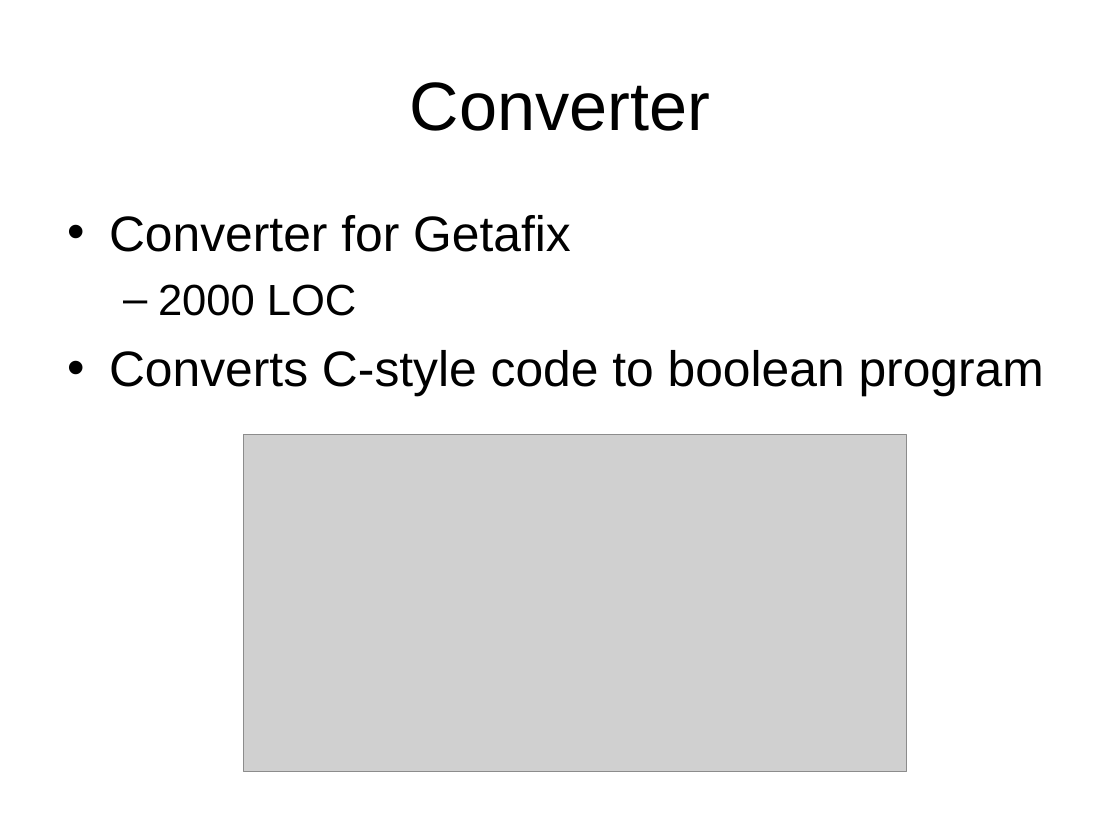
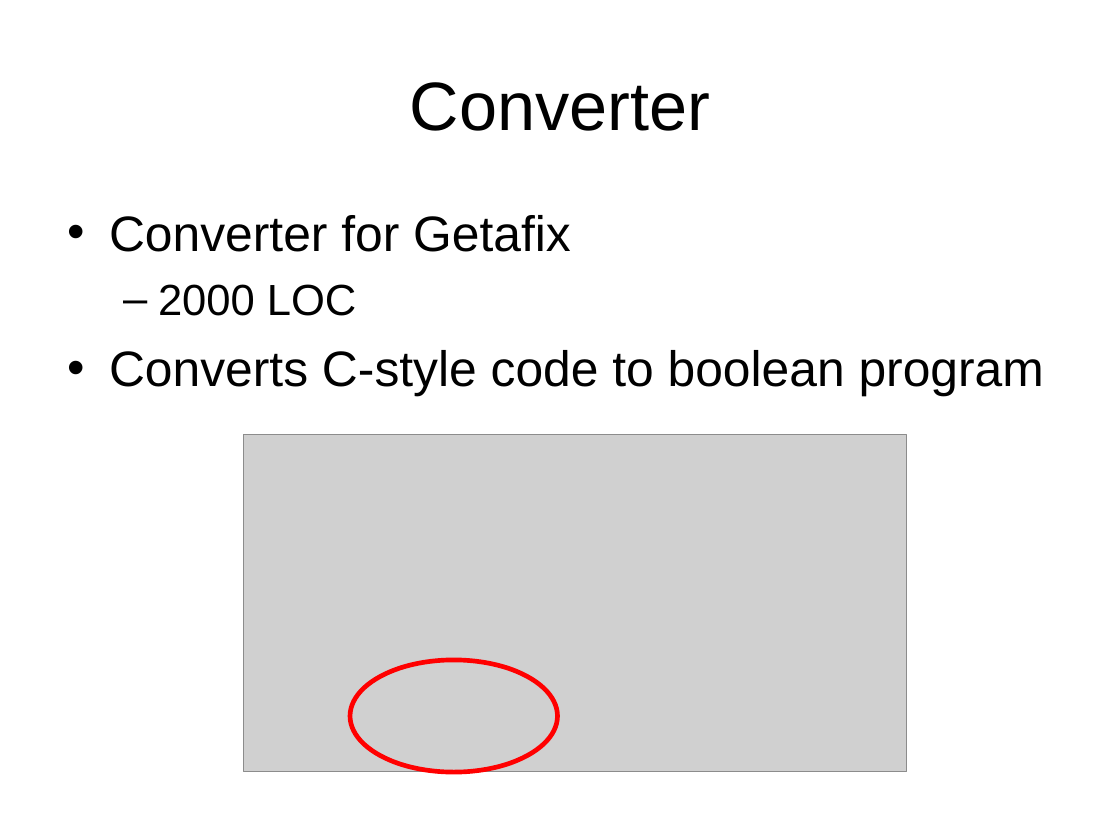
Before and after one commit to chenjiia/Thesis, a slide deck: slide 22 of thesis_presentation/presentation.ppt. Drawn at 1120x840 pixels with LibreOffice and Linux fonts; fonts in the diff are those of the drawing; grey boxes stand for pictures. Boxes give left, top, right and bottom in pixels: in the first picture for what was removed or moved away, otherwise in the second. Text is boxed around its words. In the diff, an @@ line names an element or a change of style, - is before the commit and + after.

```diff
--- a/thesis_presentation/presentation.ppt
+++ b/thesis_presentation/presentation.ppt
@@ ellipse added at [351,660,558,772], outline #FF0000 3 pt @@
```
Also in this commit, not shown: 9 other slides changed, 4 slides added, 1 slide removed.
